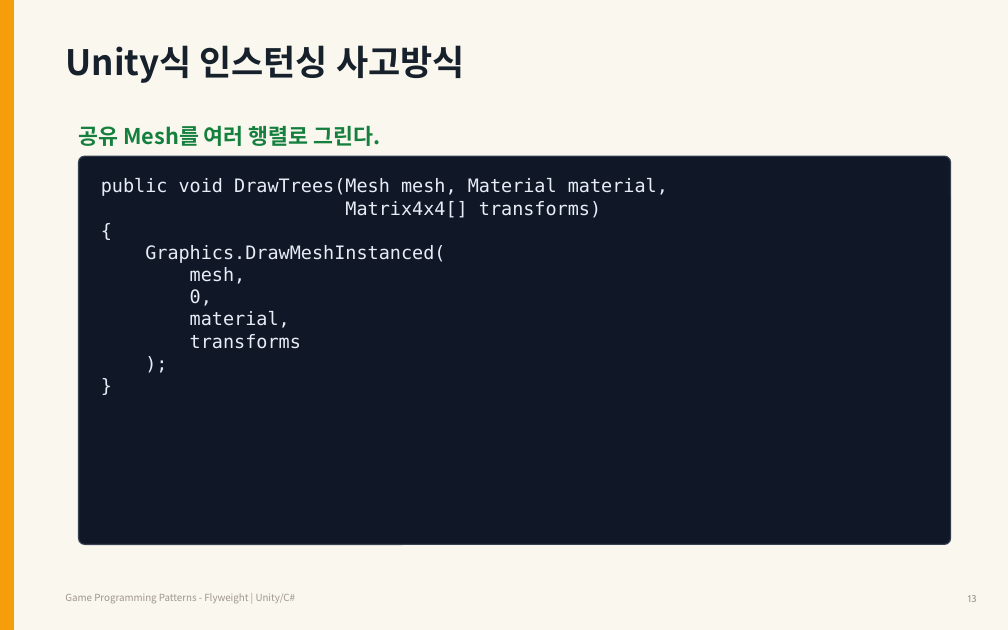
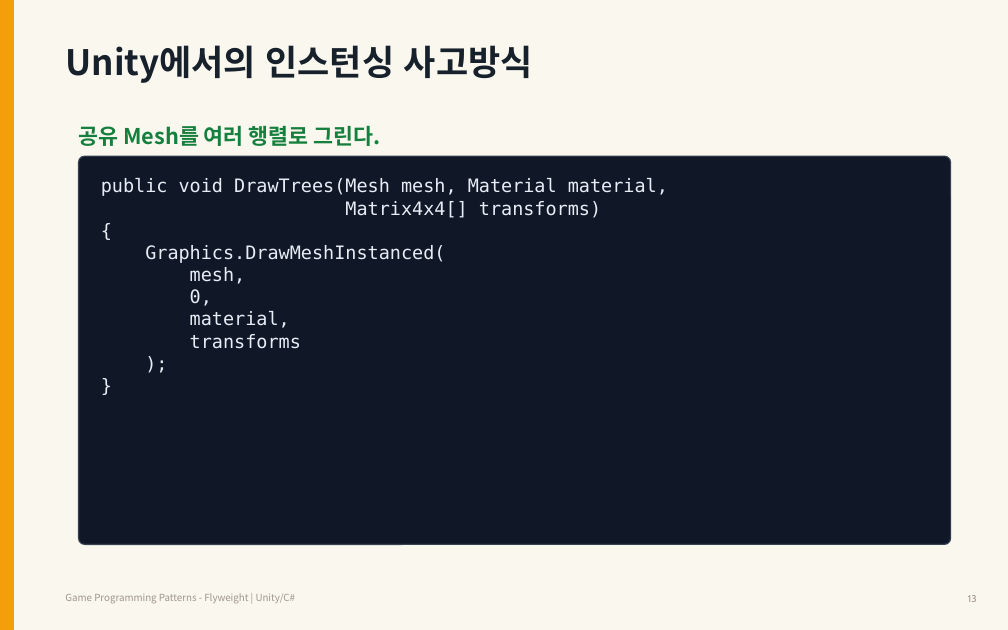
Before and after one commit to Meerkat-GMD/unity-programming-pattern, a slide deck: slide 13 of 03차시_Flyweight/강의자료/유니티 프로그래밍 패턴 3차시 - Flyweight.pptx. Drawn at 1008x630 pixels with LibreOffice and Linux fonts; fonts in the diff are those of the drawing. Boxes give left, top, right and bottom in pixels: in the first picture for what was removed or moved away, otherwise in the second. Text is boxed around its words. In the diff, an @@ line names an element or a change of style, - is before the commit and + after.

```diff
--- a/03차시_Flyweight/강의자료/유니티 프로그래밍 패턴 3차시 - Flyweight.pptx
+++ b/03차시_Flyweight/강의자료/유니티 프로그래밍 패턴 3차시 - Flyweight.pptx
@@ text at [65,45,533,83]: text changed @@
-Unity식 인스턴싱 사고방식
+Unity에서의 인스턴싱 사고방식
```
Also in this commit, not shown: 13 other slides changed.
